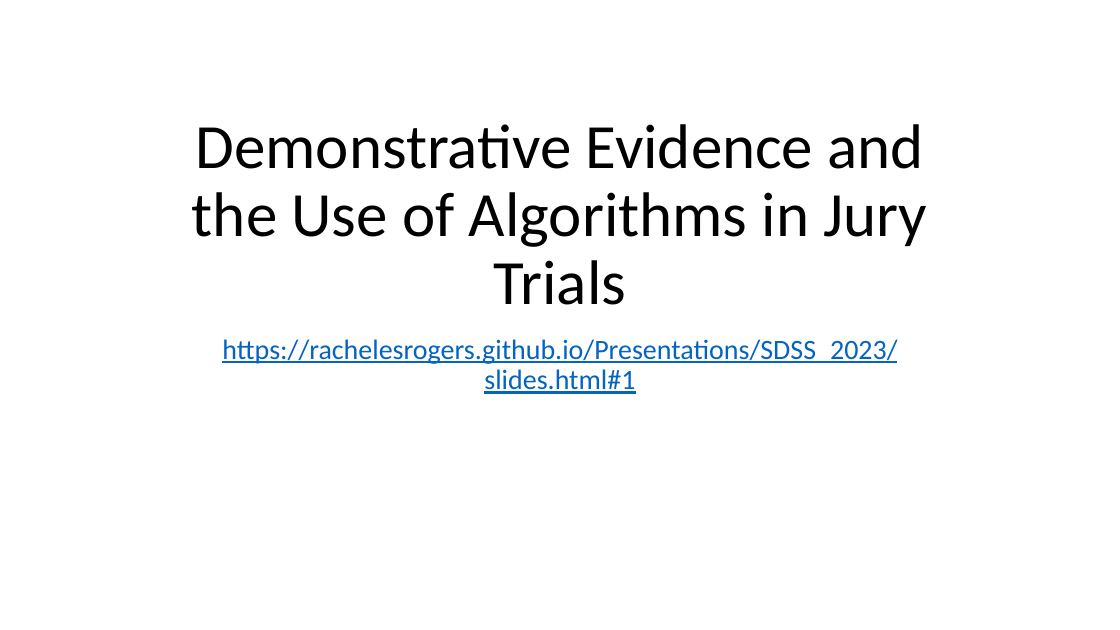
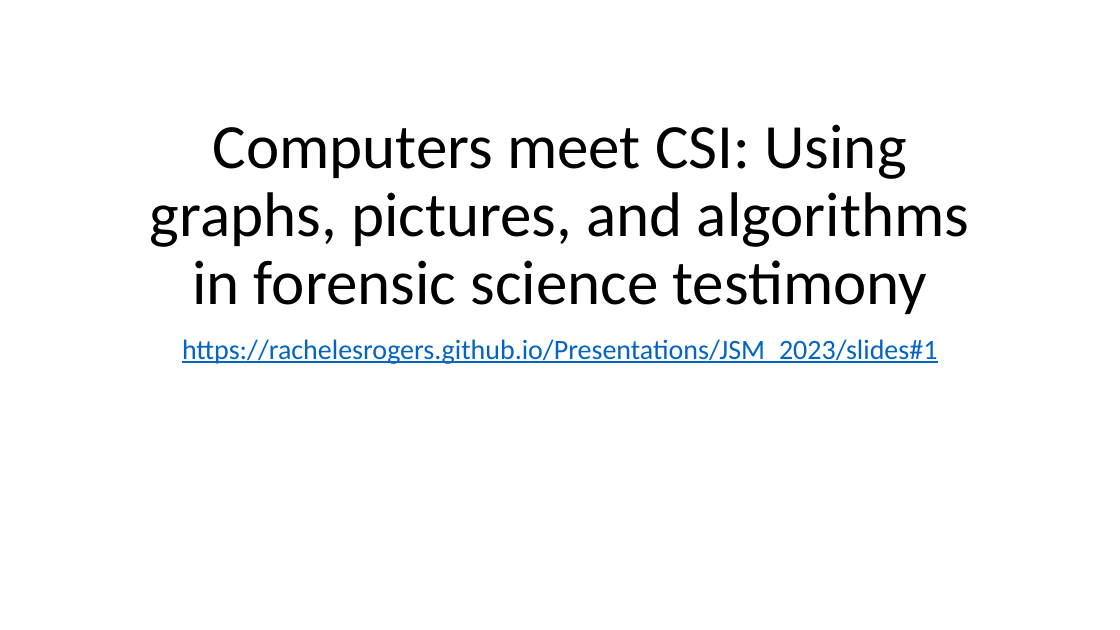
Before and after one commit to rachelesrogers/Presentations, a slide deck: slide 1 of JSM_2023/Rogers_JSM_2023.pptx. Drawn at 1120x630 pixels with LibreOffice and Linux fonts; fonts in the diff are those of the drawing. Boxes give left, top, right and bottom in pixels: in the first picture for what was removed or moved away, otherwise in the second. Text is boxed around its words. In the diff, an @@ line names an element or a change of style, - is before the commit and + after.

Commit message:
updating jsm link

```diff
--- a/JSM_2023/Rogers_JSM_2023.pptx
+++ b/JSM_2023/Rogers_JSM_2023.pptx
@@ title at bbox=[150, 124, 969, 314]: text changed @@
-Demonstrative Evidence and the Use of Algorithms in Jury Trials
+Computers meet CSI: Using graphs, pictures, and algorithms in forensic science testimony
@@ subtitle at bbox=[182, 339, 937, 364]: text changed @@
-https://rachelesrogers.github.io/Presentations/SDSS_2023/slides.html#1
+https://rachelesrogers.github.io/Presentations/JSM_2023/slides#1
```
